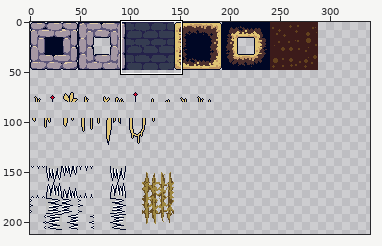
File history of a pixel-art file, assets/aseprite files/Combine.aseprite. The picture above shows the old version from afar; the outline marks the close-up.
Close-up. Earlier state:
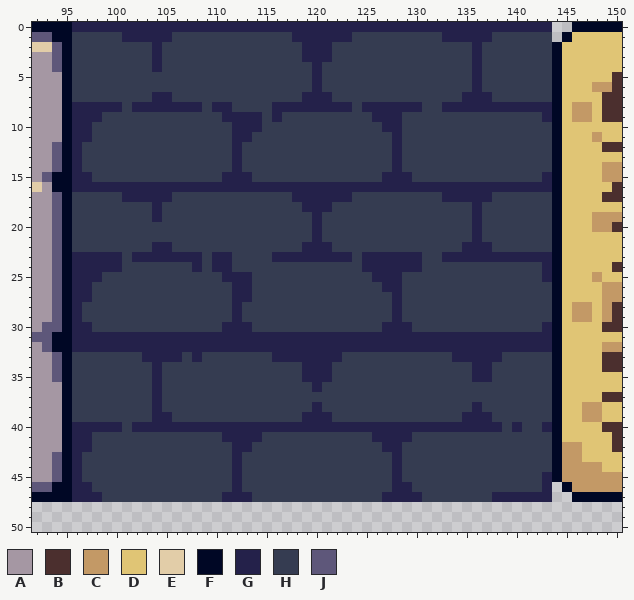
512x512 pixels, 1 frame. Shown: x 92..150, y 0..50. The wide view leaves out empty margins. The commit also changed other parts of the picture, which this record leaves out.
Palette (. is transparent): A #a597a3  B #4b2f2e  C #c39966  D #e0c575  E #e2cda8  F #000725  G #24214a  H #353c51  J #5e577a
Once edited:
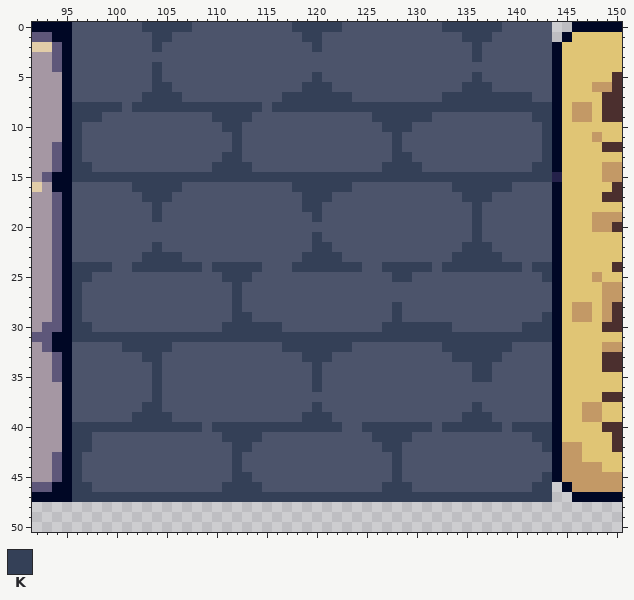
Colours new in this view: K #344057
Edits made:
colour H: #353c51 -> #4c546b
Layer "Flattened":
y 0: x 96..143 GGGGGGGGGGGGGGGGGGGGGGGGGGGGGGGGGGGGGGGGGGGGGGGG -> HHHHHHHKKKKKHHHHHHHHHHKKKKKHHHHHHHHHHKKKKKKHHHHH
y 1: x 101..105 GGGGG -> HHHKK; x 118..123 GGGGGG -> HKKHHH; x 133..137 GGGGG -> HHKKK
y 2: x 104 G -> K; x 119..121 GGG -> HKH; x 136 G -> K
y 3: x 104 G -> H; x 119..121 GGG -> HHH; x 136 G -> K
y 4: x 104 G -> K; x 120 G -> H; x 136 G -> H
y 5: x 104 H -> K; x 120 G -> K; x 136 G -> K
y 6: x 104..105 HH -> KK; x 119..121 HGH -> KKK; x 135..137 HGH -> KKK
y 7: x 103..106 HGGH -> KKKK; x 117..123 HHGGGHH -> KKKKKKK; x 133..141 HHGGGHHHH -> KKKKKKKKK
y 8: x 96..100 GGGGG -> KKKKK; x 102..114 GGGGGGGHGGHHH -> KKKKKKKKKKKKK; x 116..143 GGGGGGGGHGGGGGGHHGGGGGGGGGGG -> KKKKKKKKKKKKKKKKKKKKKKKKKKKK
y 9: x 96..98 GGG -> KKK; x 110..114 HGGGG -> KKKKH; x 116 G -> H; x 126..131 GGGHHH -> KKKKKK; x 142..143 HG -> KK
y 10: x 96..97 GG -> KH; x 111..114 HGGG -> KKHH; x 127..129 GGH -> KKK; x 143 H -> K
y 11: x 96..97 GG -> KH; x 112..113 GG -> KH; x 128 G -> K; x 143 H -> K
y 12: x 96 G -> K; x 112 G -> K; x 128 G -> K; x 143 H -> K
y 13: x 96 G -> K; x 111..112 HG -> KK; x 128..129 GH -> KK; x 143 H -> K
y 14: x 96..97 GH -> KK; x 110..113 HHGH -> KKKK; x 127..130 HGHH -> KKKK; x 142..143 HH -> KK
y 15: x 96..144 GGHHHHHHHHHHHHHGGGHHHHHHHHHHHHHGGGHHHHHHHHHHHHHGF -> KKKKKKKKKKKKKKKKKKKKKKKKKKKKKKKKKKKKKKKKKKKKKKKKG
y 16: x 96..143 GGGGGGGGGGGGGGGGGGGGGGGGGGGGGGGGGGGGGGGGGGGGGGGG -> HHHHHHKKKKKHHHHHHHHHHHKKKKKKHHHHHHHHHHKKKKKKHHHH
y 17: x 101..105 GGGGG -> HHKKK; x 118..123 GGGGGG -> HKKKHH; x 133..137 GGGGG -> HHKKK
y 18: x 104 G -> K; x 119..121 GGG -> KKH; x 136 G -> K
y 19: x 104 G -> K; x 120 G -> K; x 136 G -> K
y 20: x 120 G -> H; x 136 G -> K
y 21: x 120 G -> K; x 136 G -> K
y 22: x 104..105 GG -> KH; x 119..121 GGG -> HKK; x 135..137 GGG -> KKK
y 23: x 96..100 GGGGG -> HHHHH; x 102..108 GGGGGGG -> HKKKKHH; x 110..111 GG -> HH; x 116..123 GGGGGGGG -> HHHKKKKH; x 125..130 GGGGGG -> HHHHHH; x 133..143 GGGGGGGGGGG -> HKKKKKHHHHH
y 24: x 96..100 GGGGG -> KKKKH; x 102..108 HHHHHHG -> KKKKKKK; x 110..114 GGHHH -> KKKKK; x 118..131 HHHHHHHGGGGGGH -> KKKKKKKHHKKKKK; x 133..140 HHHHHHHH -> KKKKKKKK; x 142..143 HG -> KK
y 25: x 96..98 GGG -> KKH; x 111..113 GGG -> KKK; x 126..129 GGGH -> HHKK; x 143 G -> K
y 26: x 96..97 GG -> KH; x 112..113 GG -> KH; x 127..128 GG -> HH
y 27: x 96..97 GG -> KH; x 112..113 GG -> KH; x 128 G -> H
y 28: x 96 G -> K; x 112 G -> K; x 128 G -> K
y 29: x 96 G -> K; x 112..113 GH -> KK; x 128 G -> K; x 143 H -> K
y 30: x 96..97 GG -> KK; x 111..116 GGGHHH -> KKKKKK; x 127..133 GGGHHHH -> KKKKKKK; x 141..143 HHG -> KKK
y 31: x 96..143 GGGGGGGGGGGGGGGGGGGGGGGGGGGGGGGGGGGGGGGGGGGGGGGG -> KKKKKKKKKKKKKKKKKKKKKKKKKKKKKKKKKKKKKKKKKKKKKKKK
y 32: x 96..143 GGGGGGGGGGGGGGGGGGGGGGGGGGGGGGGGGGGGGGGGGGGGGGGG -> HHHHHKKKKKHHHHHHHHHHHKKKKKKKHHHHHHHHHKKKKKKKHHHH
y 33: x 103..106 GGGG -> KKHH; x 108 G -> H; x 116..122 GGGGGGG -> HHHKKKH; x 134..138 GGGGG -> KKKKK
y 34..35: x 104 G -> K; x 119..121 GGG -> HKH; x 136..137 GG -> KK
y 36: x 104 G -> K; x 120 G -> K
y 37: x 104 G -> K
y 38: x 103..104 HG -> KK; x 120 G -> K; x 136 G -> K
y 39: x 102..105 HHGG -> KKKK; x 119..121 GGG -> KKK; x 135..137 GGG -> KKK
y 40: x 96..138 GGGGGHGGGGGGGGGGGGGGGGGGGGGGGGGGGGGGGGGGGGG -> KKKKKKKKKKKKKHKKKKKKKKKKKKKHHKKKKKKKHKKKKKK; x 140..143 GHHG -> KKKK
y 41: x 96..97 GG -> KK; x 111..114 GGGG -> KKKK; x 126..129 GGGG -> KKKK; x 142..143 HH -> KK
y 42: x 96..97 GG -> KK; x 112..113 GG -> KK; x 127..128 GG -> KK; x 143 H -> K
y 43..44: x 96 G -> K; x 112 G -> K; x 128 G -> K
y 45: x 96 G -> K; x 112..113 GH -> KK; x 128 G -> K; x 143 G -> K
y 46: x 96..97 GG -> KK; x 111..114 HGHH -> KKKK; x 127..129 HGG -> KKK; x 142..143 HG -> KK
y 47: x 96..143 GGGHHHHHHHHHHHHGGGHHHHHHHHHHHHHGGGGHHHHHHHGGGGGG -> KKKKKKKKKKKKKKKKKKKKKKKKKKKKKKKKKKKKKKKKKKKKKKKK
Changed places in both close-ups, as pixel boxes (x1, y1, x2, y2):
changed: (72, 22, 562, 502)
